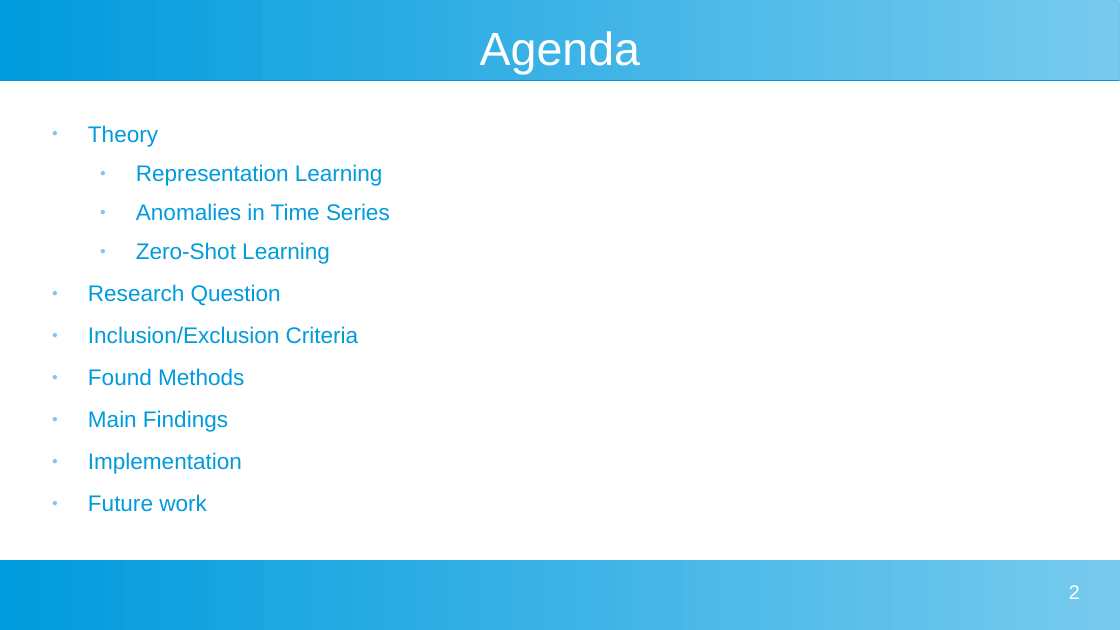
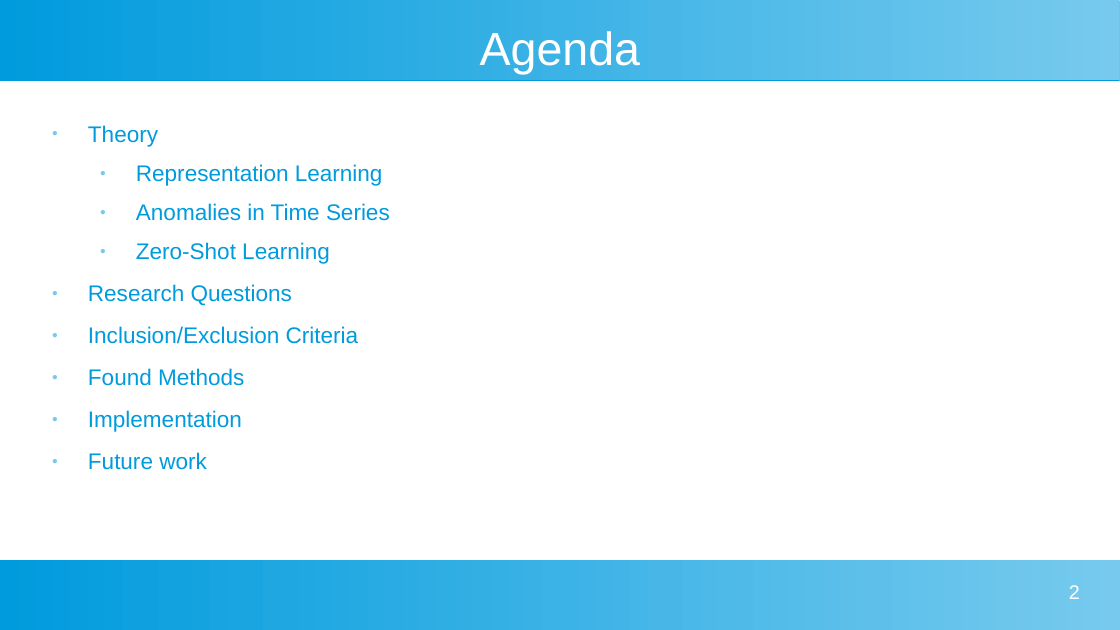
Before and after one commit to johanneshoelker/Smart-Systems-Paper, a slide deck: slide 2 of Presentation/Kolloq.odp. Drawn at 1120x630 pixels with LibreOffice and Linux fonts; fonts in the diff are those of the drawing. Boxes give left, top, right and bottom in pixels: in the first picture for what was removed or moved away, otherwise in the second. Text is boxed around its words. In the diff, an @@ line names an element or a change of style, - is before the commit and + after.

```diff
--- a/Presentation/Kolloq.odp
+++ b/Presentation/Kolloq.odp
@@ text at [88,284,292,306]: text changed @@
-● Research Question
+● Research Questions
@@ text at [88,410,228,432]: paragraph removed @@
-● Main Findings
```
Also in this commit, not shown: 4 other slides changed, 1 slide added, 5 other files.
